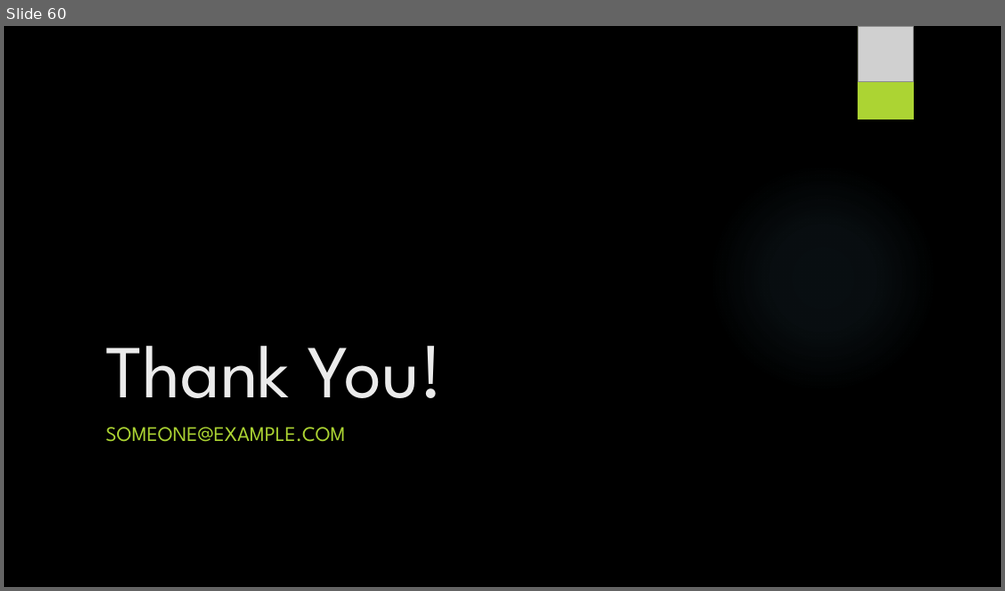
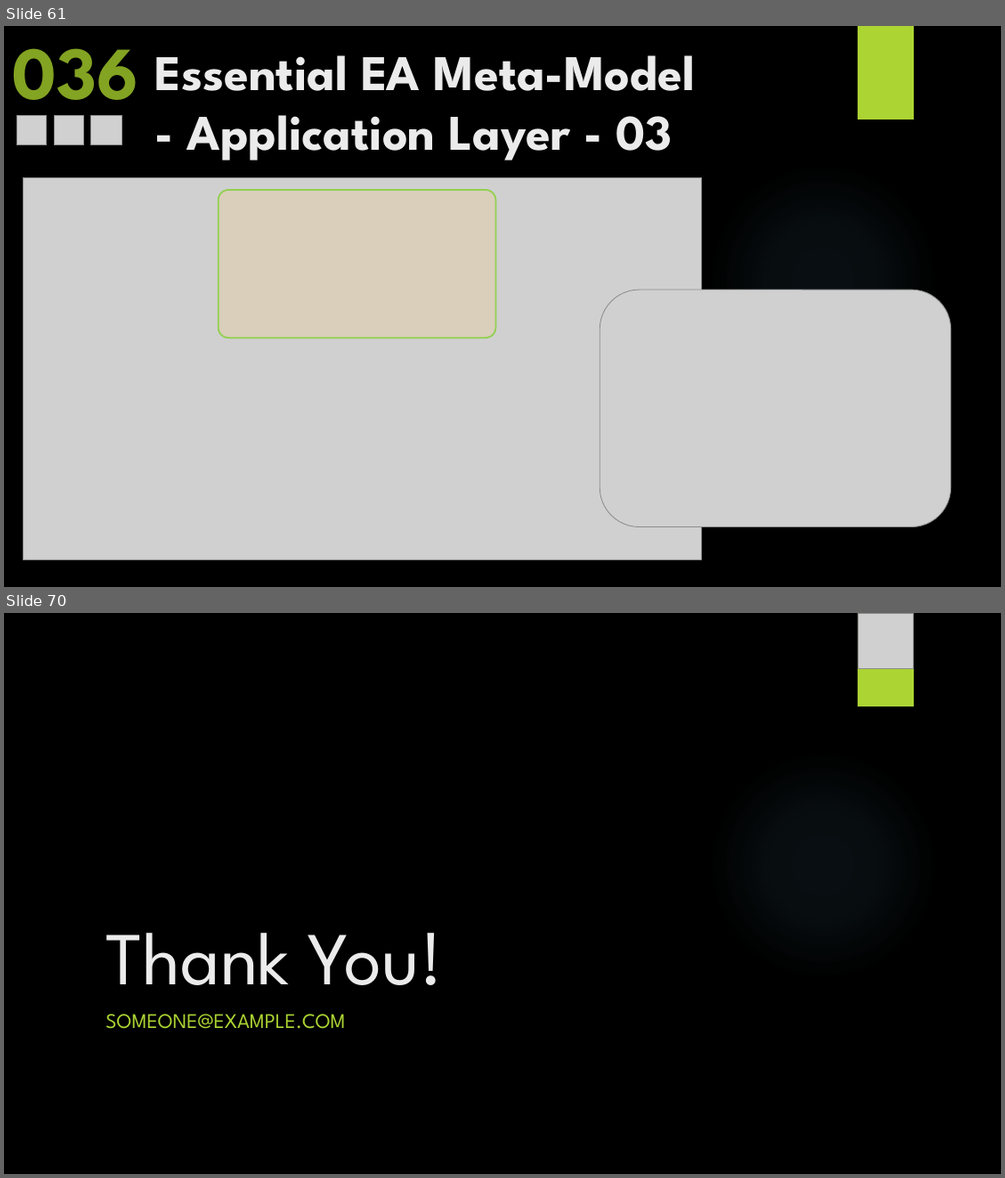
Before and after one commit to yasenstar/EA_MetaModel, a slide deck: Master_EAS_Meta-Model.pptx. Shown one above the other, each under a label of ours: slide 60 before the commit, slides 61 and 70 after it; the slides between them are not shown. The pictures are 1005x591 and 1005x1178 pixels, drawn with LibreOffice and Linux fonts; fonts in the diff are those of the drawing; grey boxes stand for pictures; background and template pictures are left out. Boxes give left, top, right and bottom in pixels: in the first picture for what was removed or moved away, otherwise in the second. Text is boxed around its words. In the diff, an @@ line names an element or a change of style, - is before the commit and + after.

```diff
--- a/Master_EAS_Meta-Model.pptx
+++ b/Master_EAS_Meta-Model.pptx
@@ slide 61 added at <box>4,26,1001,587</box>, background picture (left out); not listed: 1 template element that a slide beside it also shows @@
@@ text added at <box>13,48,139,121</box>, 72 pt, text #83A322, bold @@
+036
@@ rectangle added at <box>858,26,914,119</box>, fill #ACD433 @@
@@ title added at <box>155,55,695,160</box>, 48 pt, text #EBEBEB, bold @@
+Essential EA Meta-Model
+- Application Layer - 03
@@ picture added at <box>16,116,47,145</box> @@
@@ picture added at <box>54,116,84,145</box> @@
@@ picture added at <box>91,116,122,145</box> @@
@@ picture added at <box>24,178,702,560</box> @@
@@ rounded rectangle added at <box>218,190,496,338</box>, fill #FFCC66 at 20% opacity, outline #92D050 1.5 pt @@
@@ picture added at <box>600,289,952,526</box> @@
@@ what was slide 60 is now slide 70 @@
```
Also in this commit, not shown: 10 other slides added, 28 other files.
